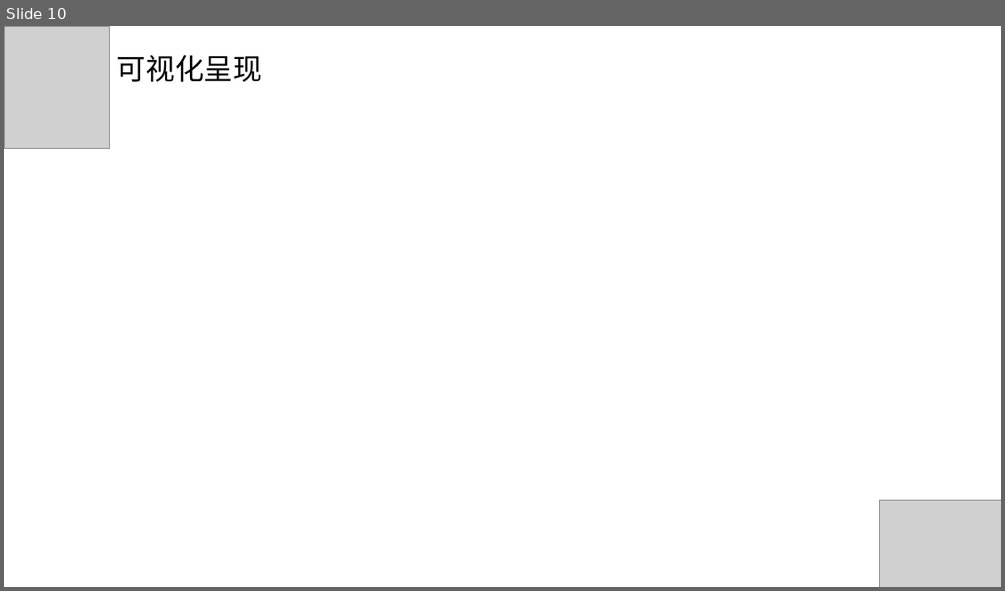
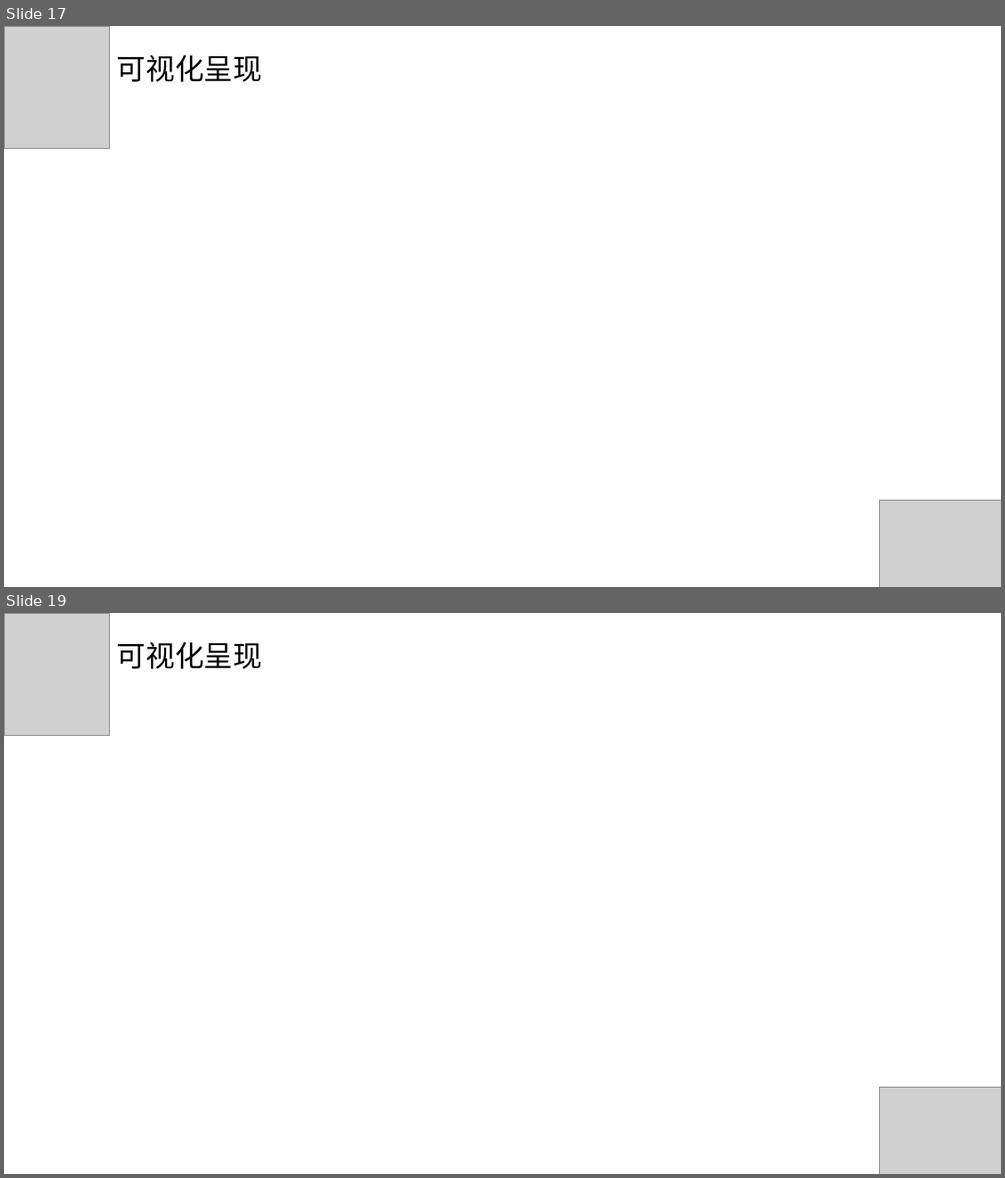
Before and after one commit to hunter95671/DataWarehouse, a slide deck: 电商离线数据仓库流程架构.pptx. Shown one above the other, each under a label of ours: slide 10 before the commit, slides 17 and 19 after it; the slides between them are not shown. The pictures are 1005x591 and 1005x1178 pixels, drawn with LibreOffice and Linux fonts; fonts in the diff are those of the drawing; grey boxes stand for pictures. Boxes give left, top, right and bottom in pixels: in the first picture for what was removed or moved away, otherwise in the second. Text is boxed around its words. In the diff, an @@ line names an element or a change of style, - is before the commit and + after.

```diff
--- a/电商离线数据仓库流程架构.pptx
+++ b/电商离线数据仓库流程架构.pptx
@@ slide 19 added at [4,613,1001,1174], background #FFFFFF @@
@@ picture added at [4,613,109,736] @@
@@ text added at [117,641,262,669], 28 pt, text #000000 @@
+可视化呈现
@@ picture added at [880,1086,1001,1174] @@
@@ what was slide 10 is now slide 17 @@
```
Also in this commit, not shown: 4 slides changed, 8 other slides added, 1 slide removed.
